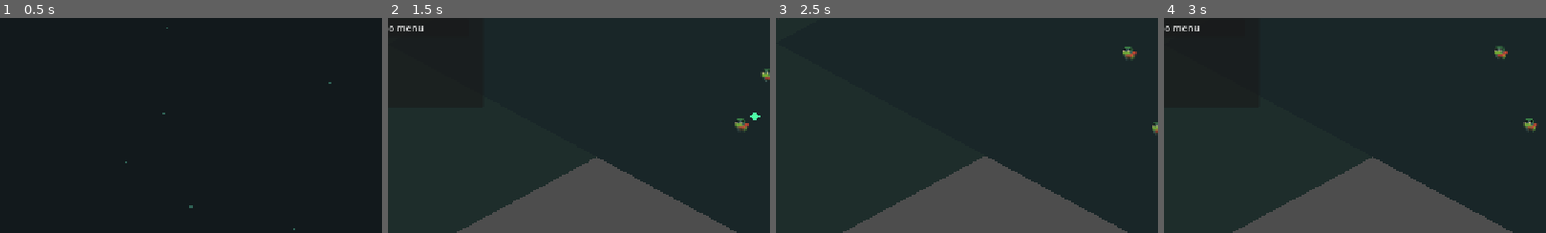
Above: before the commit, frames 1-4 (left to right).
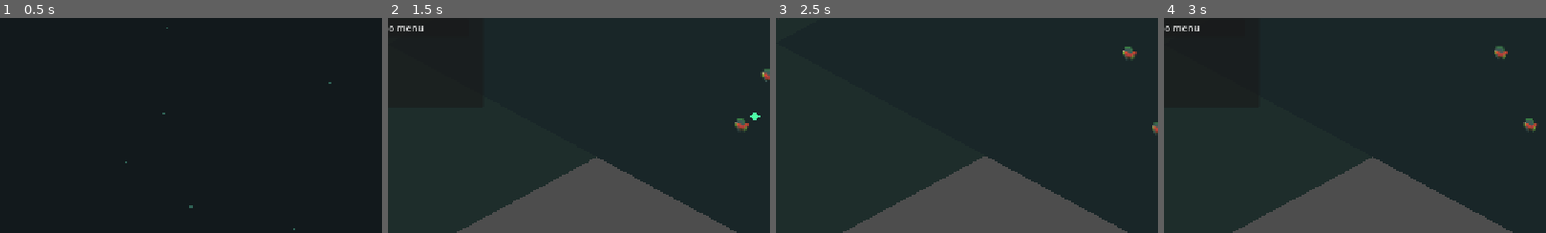
Above: after the commit, the same moments.

Repository: mspandrade/godot-ecos-do-prisma
Game: Godot game, scene res://scenes/ui/MainMenu.tscn
The game is run twice, just before and just after one commit, with the same random seed, the same clock (stepped at 60 frames per second) and the same inputs.
Inputs:
- Up to frame 1 (0.5 s): no input
- Up to frame 2 (1.5 s): click "Jogar" at 0.5 s; click "Pausar" at 1.25 s
- Up to frame 3 (2.5 s): click "Reiniciar" at 2 s
- Up to frame 4 (3 s): click "Pausar" at 2.75 s
The pictures show only the part of the screen within x 50-100%, y 50-100%; the shares and areas given below are measured in that part.

Frame 1 is identical in both runs. In frame 2, less than 0.1% of the frame differs, in the area x 91-100%, y 24-52%; in frame 3, less than 0.1%; in frame 4, 0.1%, in the area x 86-97%, y 14-52%.

Commit message:
Add back-facing walk sprites for northwest movement

Diff:
--- a/scripts/game/companion.gd
+++ b/scripts/game/companion.gd
@@ -118,11 +118,19 @@
 	move_and_slide()
 	if velocity.x != 0.0:
 		body.flip_h = velocity.x < 0.0
+	_update_sprite_facing(velocity)
 	_update_walk_animation(velocity.length() > 5.0)
 
 func _apply_walk_frame() -> void:
 	if body:
 		EntitySpriteAtlas.apply_entity_frame(body, sprite_type, sprite_facing, "walk", walk_frame)
+
+func _update_sprite_facing(move_velocity: Vector2) -> void:
+	var next_facing := "back" if move_velocity.x < -5.0 and move_velocity.y < -5.0 else "front"
+	if sprite_facing == next_facing:
+		return
+	sprite_facing = next_facing
+	_apply_walk_frame()
 
 func _update_walk_animation(is_moving: bool) -> void:
 	var target_animation := "walk" if is_moving else "idle"
--- a/scripts/game/enemy.gd
+++ b/scripts/game/enemy.gd
@@ -77,6 +77,7 @@
 	velocity = dir * speed + knockback_velocity
 	if velocity.x != 0.0:
 		body.flip_h = velocity.x < 0.0
+	_update_sprite_facing(velocity)
 	_update_walk_animation(velocity.length() > 5.0)
 	knockback_velocity = knockback_velocity.move_toward(Vector2.ZERO, 900.0 * _delta)
 	move_and_slide()
@@ -140,6 +141,13 @@
 	if body:
 		EntitySpriteAtlas.apply_entity_frame(body, sprite_type, sprite_facing, "walk", walk_frame)
 
+func _update_sprite_facing(move_velocity: Vector2) -> void:
+	var next_facing := "back" if move_velocity.x < -5.0 and move_velocity.y < -5.0 else "front"
+	if sprite_facing == next_facing:
+		return
+	sprite_facing = next_facing
+	_apply_walk_frame()
+
 func _update_walk_animation(is_moving: bool) -> void:
 	var target_animation := "walk" if is_moving else "idle"
 	if animation_player.current_animation != target_animation:
--- a/scripts/game/player.gd
+++ b/scripts/game/player.gd
@@ -86,6 +86,7 @@
 	move_and_slide()
 	if velocity.x != 0.0:
 		body.flip_h = velocity.x < 0.0
+	_update_sprite_facing(velocity)
 	_update_walk_animation(velocity.length() > 5.0)
 
 func _apply_character_sprite() -> void:
@@ -100,6 +101,13 @@
 func _apply_walk_frame() -> void:
 	if body:
 		EntitySpriteAtlas.apply_entity_frame(body, sprite_type, sprite_facing, "walk", walk_frame)
+
+func _update_sprite_facing(move_velocity: Vector2) -> void:
+	var next_facing := "back" if move_velocity.x < -5.0 and move_velocity.y < -5.0 else "front"
+	if sprite_facing == next_facing:
+		return
+	sprite_facing = next_facing
+	_apply_walk_frame()
 
 func _update_walk_animation(is_moving: bool) -> void:
 	var target_animation := "walk" if is_moving else "idle"
